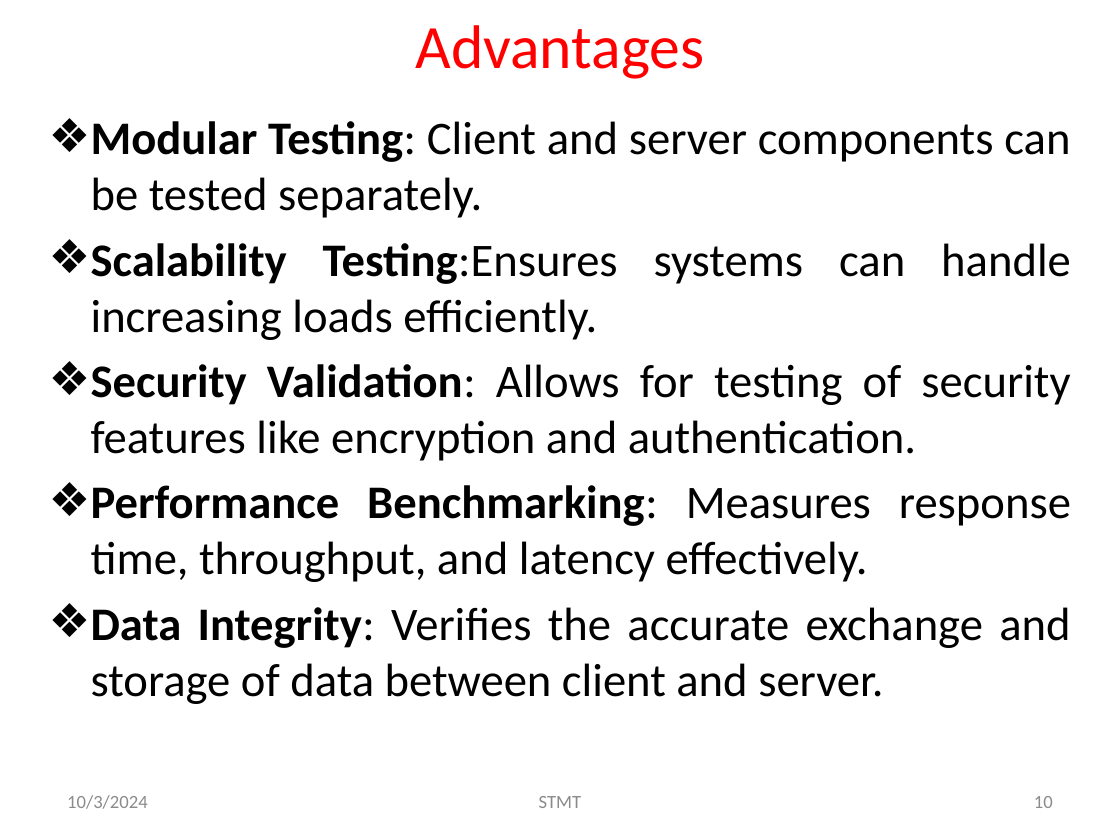
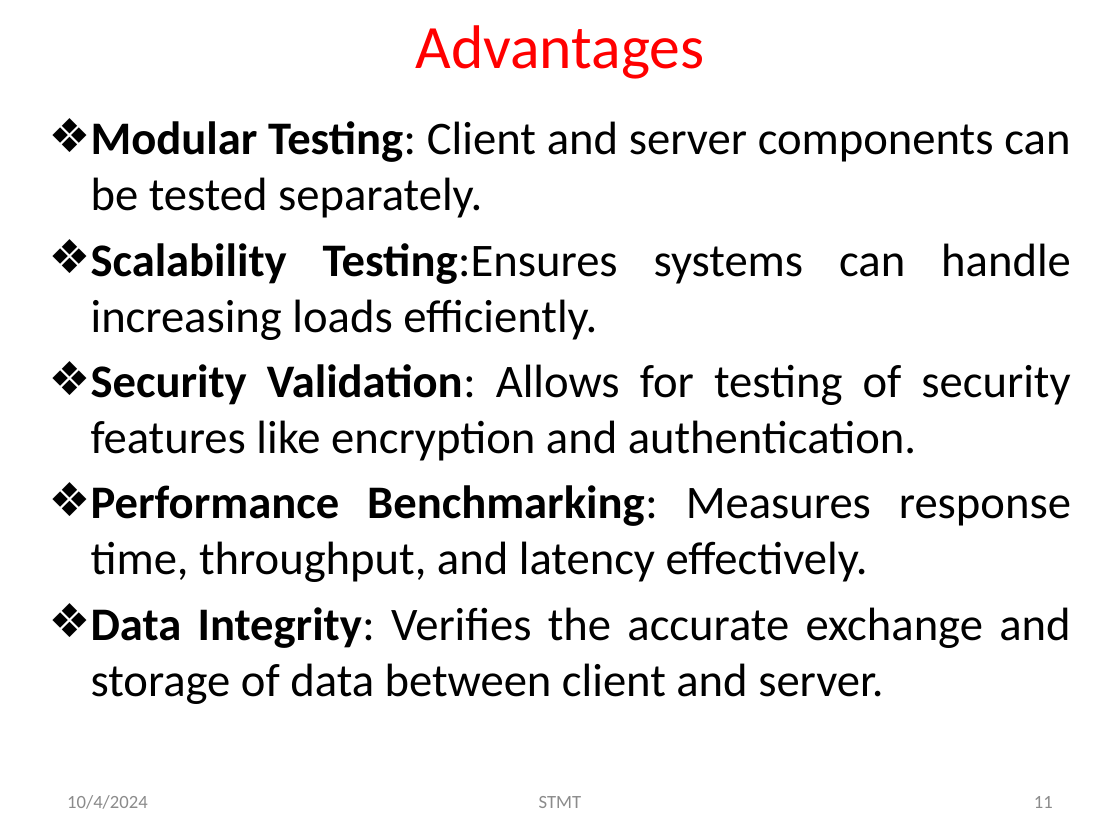
Before and after one commit to Arish5Kannan/resume, a slide deck: slide 11 of SOFTWARE TESTING METHODS AND TOOLS SEMINAR.pptx (slide 10 before the commit). Drawn at 1120x840 pixels with LibreOffice and Linux fonts; fonts in the diff are those of the drawing. Boxes give left, top, right and bottom in pixels: in the first picture for what was removed or moved away, otherwise in the second. Text is boxed around its words. In the diff, an @@ line names an element or a change of style, - is before the commit and + after.

```diff
--- a/SOFTWARE TESTING METHODS AND TOOLS SEMINAR.pptx
+++ b/SOFTWARE TESTING METHODS AND TOOLS SEMINAR.pptx
@@ text at bbox=[67, 795, 148, 809]: text changed @@
-10/3/2024
+10/4/2024
@@ page number at bbox=[1034, 796, 1053, 808]: text changed @@
-10
+11
```
Also in this commit, not shown: 10 other slides changed, 1 slide added.
